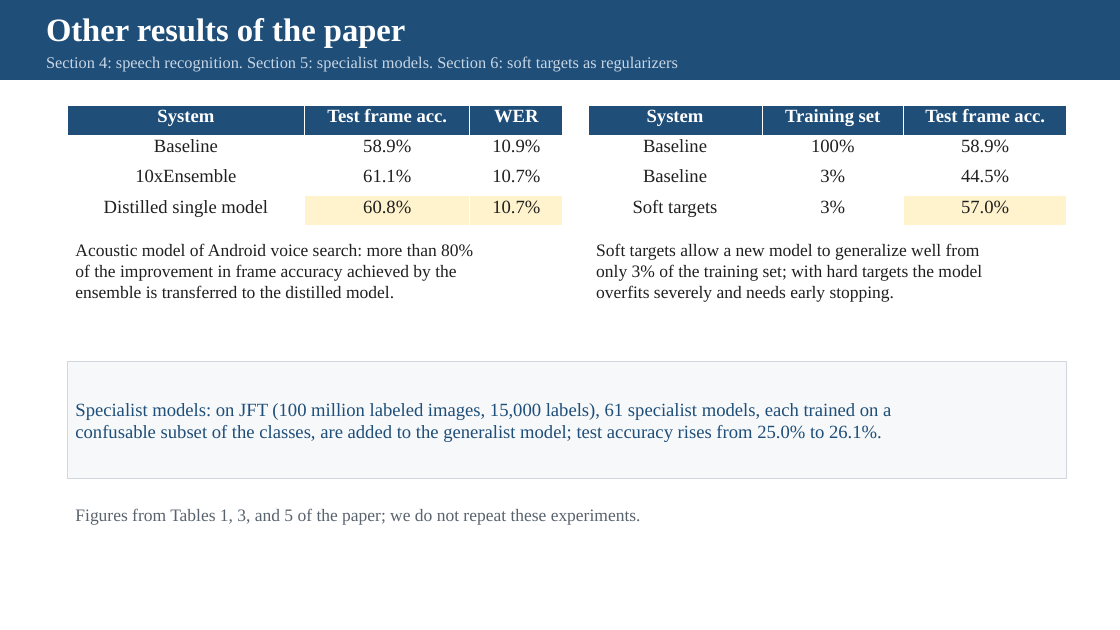
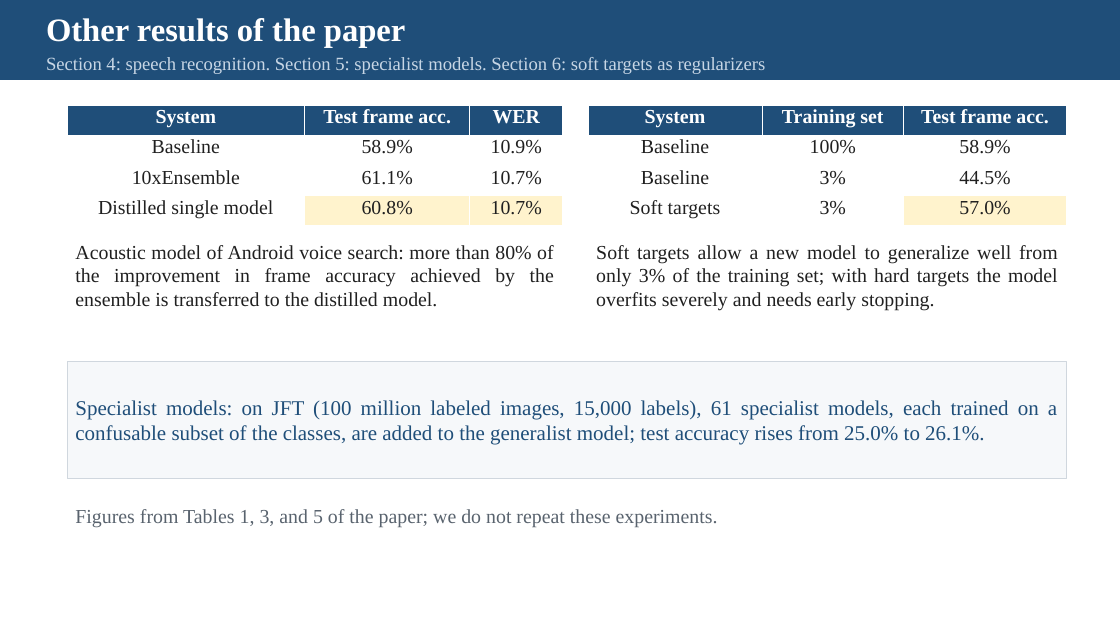
Before and after one commit to pychang-ai/115-1_DLMA, a slide deck: slide 22 of topics/knowledge-distillation/Knowledge_Distillation_slides_EN.pptx. Drawn at 1120x630 pixels with LibreOffice and Linux fonts; fonts in the diff are those of the drawing. Boxes give left, top, right and bottom in pixels: in the first picture for what was removed or moved away, otherwise in the second. Text is boxed around its words. In the diff, an @@ line names an element or a change of style, - is before the commit and + after.

```diff
--- a/topics/knowledge-distillation/Knowledge_Distillation_slides_EN.pptx
+++ b/topics/knowledge-distillation/Knowledge_Distillation_slides_EN.pptx
@@ text "Section 4: speech recognition. Section ..." at [46,57,766,74]: size 14 to 16 pt @@
@@ table at [67,105,564,226] @@
@@ size 16 to 17 pt @@
@@ table at [588,105,1066,226] @@
@@ size 16 to 17 pt @@
@@ text at [75,245,554,307]: text changed; size 15 to 17 pt @@
-Acoustic model of Android voice search: more than 80%
-of the improvement in frame accuracy achieved by the
-ensemble is transferred to the distilled model.
+Acoustic model of Android voice search: more than 80% of the improvement in frame accuracy achieved by the ensemble is transferred to the distilled model.
@@ text at [596,245,1058,311]: text changed; size 15 to 17 pt @@
-Soft targets allow a new model to generalize well from
-only 3% of the training set; with hard targets the model
-overfits severely and needs early stopping.
+Soft targets allow a new model to generalize well from only 3% of the training set; with hard targets the model overfits severely and needs early stopping.
@@ text in rectangle at [75,400,1057,445]: text changed; size 16 to 18 pt @@
-Specialist models: on JFT (100 million labeled images, 15,000 labels), 61 specialist models, each trained on a
-confusable subset of the classes, are added to the generalist model; test accuracy rises from 25.0% to 26.1%.
+Specialist models: on JFT (100 million labeled images, 15,000 labels), 61 specialist models, each trained on a confusable subset of the classes, are added to the generalist model; test accuracy rises from 25.0% to 26.1%.
@@ text "Figures from Tables 1, 3, ..." at [75,509,718,528]: size 15 to 17 pt @@
```
Also in this commit, not shown: 22 other slides changed, 7 other files.
